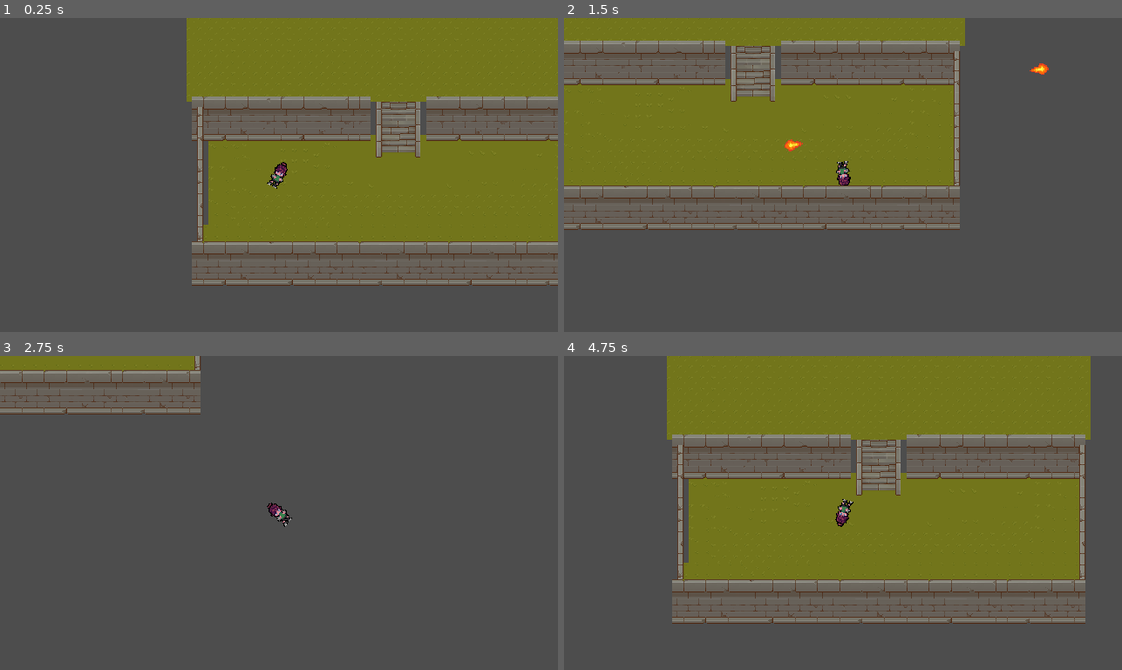
Above: before the commit, frames 1-4 (two rows, left to right).
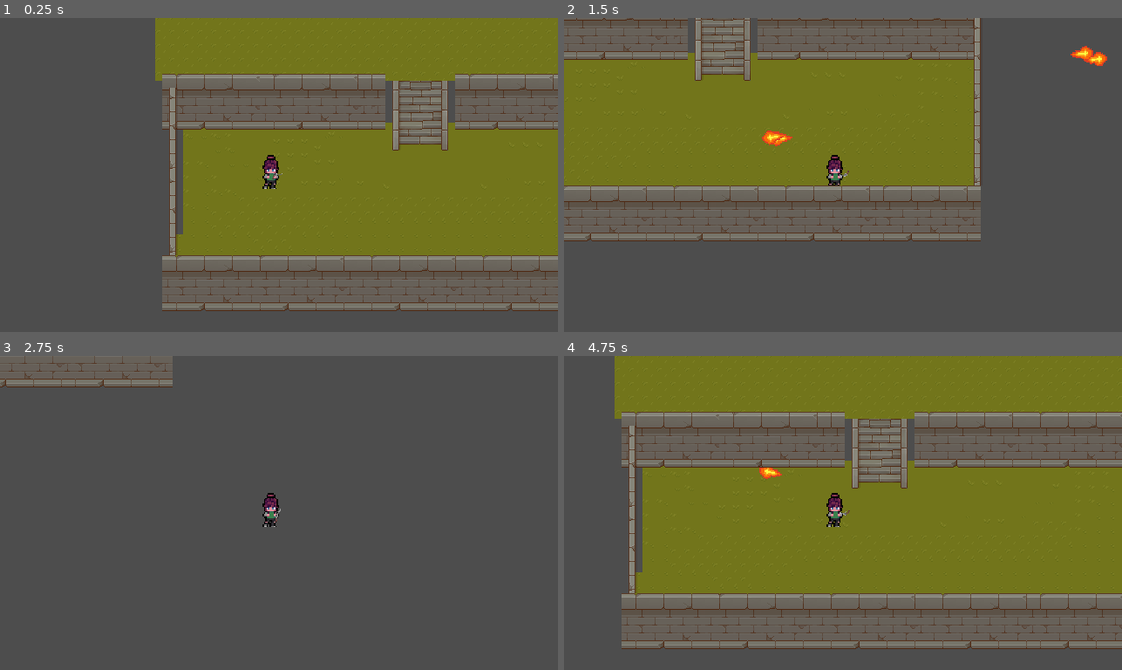
Above: after the commit, the same moments.

Repository: ProfG1/NeonBreakout
Game: Godot game, scene res://scenes/main.tscn
Same seed, same stepped clock (60 frames per second), same inputs: the game is played once before the commit and once after it.
Inputs (mouse positions are in pixels of both pictures, inside the frame that each line leads up to):
- Up to frame 1 (0.25 s): no input
- Up to frame 2 (1.5 s): tap Enter at 0.5 s; move the mouse to (965, 159) at 0.52 s; hold D (right) 0.53-1.28 s; click (965, 159) at 0.6 s; move the mouse to (731, 190) at 1.27 s; hold S (down) from 1.28 s (still down); click (731, 190) at 1.35 s
- Up to frame 3 (2.75 s): move the mouse to (334, 443) at 2.02 s; release S (down) at 2.03 s; hold D (right) from 2.03 s (still down); click (334, 443) at 2.1 s
- Up to frame 4 (4.75 s): move the mouse to (815, 575) at 2.77 s; release D (right) at 2.78 s; hold W (up) 2.78-3.53 s; click (815, 575) at 2.85 s; move the mouse to (1010, 560) at 3.52 s; hold A (left) from 3.53 s (still down); click (1010, 560) at 3.6 s; move the mouse to (675, 465) at 4.27 s; click (675, 465) at 4.35 s

The runs differ from the first frame. In frame 1, 24% of the frame differs, in the area x 27-100%, y 0-94%; in frame 2, 21%; in frame 3, 5.7%; in frame 4, 36%, in the area x 9-100%, y 0-94%.

Commit message:
added crude basic gun
added a very basic gun

Co-Authored-By: ProfG1 <184029404+ProfG1@users.noreply.github.com>

Diff:
--- /dev/null
+++ b/scenes/items/weapons/Gun - Revolver.tscn
@@ -0,0 +1,24 @@
+[gd_scene load_steps=3 format=3 uid="uid://bpp2p2nivcypd"]
+
+[ext_resource type="Script" path="res://scripts/items/weapons/revolter.gd" id="1_2ttvg"]
+[ext_resource type="Texture2D" uid="uid://bq57o0k5c54os" path="res://assets/items/weapons/Revolver - Colt 45 [64x32]/[SHOOT] Revolver - Colt 45.png" id="2_bmwek"]
+
+[node name="Gun-Revolver" type="Node2D"]
+script = ExtResource("1_2ttvg")
+
+[node name="Marker2D" type="Marker2D" parent="."]
+position = Vector2(-1, 0)
+
+[node name="gun" type="Sprite2D" parent="Marker2D"]
+position = Vector2(1, 0)
+texture = ExtResource("2_bmwek")
+hframes = 10
+
+[node name="anim" type="AnimationPlayer" parent="."]
+
+[node name="gunCooldown" type="Timer" parent="."]
+wait_time = 0.333
+
+[node name="Camera2D" type="Camera2D" parent="."]
+
+[connection signal="timeout" from="gunCooldown" to="." method="_on_gun_cooldown_timeout"]
--- a/scenes/opps/dummy.tscn
+++ b/scenes/opps/dummy.tscn
@@ -1,8 +1,8 @@
 [gd_scene load_steps=6 format=3 uid="uid://dhwffnrj0u0ja"]
 
-[ext_resource type="Script" path="res://Script/test_dummy.gd" id="1_fqjyg"]
-[ext_resource type="Texture2D" uid="uid://c2d7pcuvngncx" path="res://PlaceHolderAssets/Characters/Male/Male_1_Idle0.png" id="2_tw1o7"]
-[ext_resource type="PackedScene" uid="uid://c2y330vk5uydi" path="res://Scenes/UI/healthbar.tscn" id="3_gu05a"]
+[ext_resource type="Script" path="res://scripts/opps/test_dummy.gd" id="1_fqjyg"]
+[ext_resource type="Texture2D" uid="uid://cqijvjwxcjp57" path="res://assets/opps/SlimeAssets/SlimeAssets/Assets/BouncingSpritesheet.png" id="2_tw1o7"]
+[ext_resource type="PackedScene" uid="uid://c2y330vk5uydi" path="res://scenes/gui/healthbar.tscn" id="3_gu05a"]
 
 [sub_resource type="CircleShape2D" id="CircleShape2D_i6ogv"]
 radius = 33.0151
--- a/scenes/player/2dPlayerRougeLite.tscn
+++ b/scenes/player/2dPlayerRougeLite.tscn
@@ -1,7 +1,8 @@
-[gd_scene load_steps=4 format=3 uid="uid://c0uyesh6lqq0g"]
+[gd_scene load_steps=5 format=3 uid="uid://c0uyesh6lqq0g"]
 
 [ext_resource type="Script" path="res://scripts/player/player_iso.gd" id="1_sebxw"]
 [ext_resource type="Texture2D" uid="uid://bcsabpqo4j4cd" path="res://assets/player/The Adventurer - Female/Idle/Idle.png" id="2_okqji"]
+[ext_resource type="PackedScene" uid="uid://bpp2p2nivcypd" path="res://scenes/items/weapons/Gun - Revolver.tscn" id="3_qlkk2"]
 
 [sub_resource type="CircleShape2D" id="CircleShape2D_fmkk3"]
 radius = 15.0
@@ -10,15 +11,19 @@
 motion_mode = 1
 script = ExtResource("1_sebxw")
 
-[node name="Marker2D" type="Marker2D" parent="."]
-position = Vector2(-1, 0)
-
-[node name="Sprite2D" type="Sprite2D" parent="Marker2D"]
-position = Vector2(11, -7)
+[node name="Sprite2D" type="Sprite2D" parent="."]
+position = Vector2(10, -7)
 scale = Vector2(1.625, 1.6875)
 texture = ExtResource("2_okqji")
 hframes = 6
 vframes = 7
+
+[node name="Gun-Revolver" parent="Sprite2D" instance=ExtResource("3_qlkk2")]
+position = Vector2(-1.23077, 5.92593)
+scale = Vector2(0.154981, 0.213188)
+
+[node name="Marker2D" type="Marker2D" parent="."]
+position = Vector2(-1, 0)
 
 [node name="Camera2D" type="Camera2D" parent="."]
 position = Vector2(-1, 0)
@@ -29,6 +34,7 @@
 wait_time = 0.333
 
 [node name="CollisionShape2D" type="CollisionShape2D" parent="."]
+position = Vector2(-2, 0)
 shape = SubResource("CircleShape2D_fmkk3")
 
 [connection signal="timeout" from="gunCooldown" to="." method="_on_gun_cooldown_timeout"]
--- /dev/null
+++ b/scripts/items/weapons/revolter.gd
@@ -0,0 +1,29 @@
+extends Node2D
+var gun_cooldown = true
+var projectile = preload("res://scenes/projectiles/test_projectile.tscn")
+
+
+
+# Called when the node enters the scene tree for the first time.
+func _ready():
+	pass # Replace with function body.
+
+
+# Called every frame. 'delta' is the elapsed time since the previous frame.
+func _process(delta):
+	pass
+
+func _physics_process(delta: float) -> void:
+	var mouse_pos = get_global_mouse_position()
+	$Marker2D.look_at(mouse_pos)
+	if Input.is_action_just_pressed("left_mouse") and gun_cooldown:
+		gun_cooldown = false
+		var projectile_instance = projectile.instantiate()
+		projectile_instance.rotation = $Marker2D.rotation
+		projectile_instance.global_position = $Marker2D.global_position
+		add_child(projectile_instance)
+		$gunCooldown.start()
+
+
+func _on_gun_cooldown_timeout() -> void:
+	gun_cooldown = true
--- a/scripts/player/player_iso.gd
+++ b/scripts/player/player_iso.gd
@@ -38,6 +38,8 @@
 	#direction = convertCARTtoISO(direction)
 
 
+
+
 	move_and_slide()
 
 
Binary file added: assets/items/weapons/Revolver - Colt 45 [64x32]/Details/Muzzle flash/[FIRE & SMOKE] Revolver - Colt 45.png
Not shown, added: assets/items/weapons/Revolver - Colt 45 [64x32]/Details/Muzzle flash/[FIRE & SMOKE] Revolver - Colt 45.png.import
Binary file added: assets/items/weapons/Revolver - Colt 45 [64x32]/Details/Muzzle flash/[FIRE] Revolver - Colt 45.png
Not shown, added: assets/items/weapons/Revolver - Colt 45 [64x32]/Details/Muzzle flash/[FIRE] Revolver - Colt 45.png.import
Binary file added: assets/items/weapons/Revolver - Colt 45 [64x32]/Details/Muzzle flash/[FLASH] Revolver - Colt 45.png
Not shown, added: assets/items/weapons/Revolver - Colt 45 [64x32]/Details/Muzzle flash/[FLASH] Revolver - Colt 45.png.import
Binary file added: assets/items/weapons/Revolver - Colt 45 [64x32]/Details/Muzzle flash/[FULL MUZZLE FLASH] Revolver - Colt 45.png
Not shown, added: assets/items/weapons/Revolver - Colt 45 [64x32]/Details/Muzzle flash/[FULL MUZZLE FLASH] Revolver - Colt 45.png.import
Binary file added: assets/items/weapons/Revolver - Colt 45 [64x32]/Details/Muzzle flash/[SMOKE] Revolver - Colt 45.png
Not shown, added: assets/items/weapons/Revolver - Colt 45 [64x32]/Details/Muzzle flash/[SMOKE] Revolver - Colt 45.png.import
Binary file added: assets/items/weapons/Revolver - Colt 45 [64x32]/Details/[EMPTY CASINGS] Revolver - Colt 45.png
Not shown, added: assets/items/weapons/Revolver - Colt 45 [64x32]/Details/[EMPTY CASINGS] Revolver - Colt 45.png.import
(and 18 more such lines)
